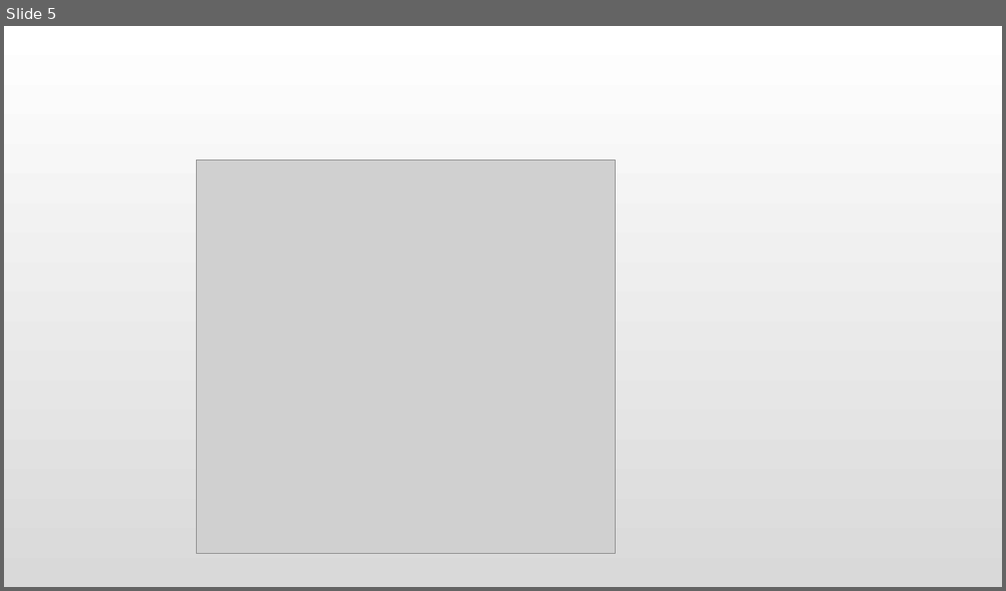
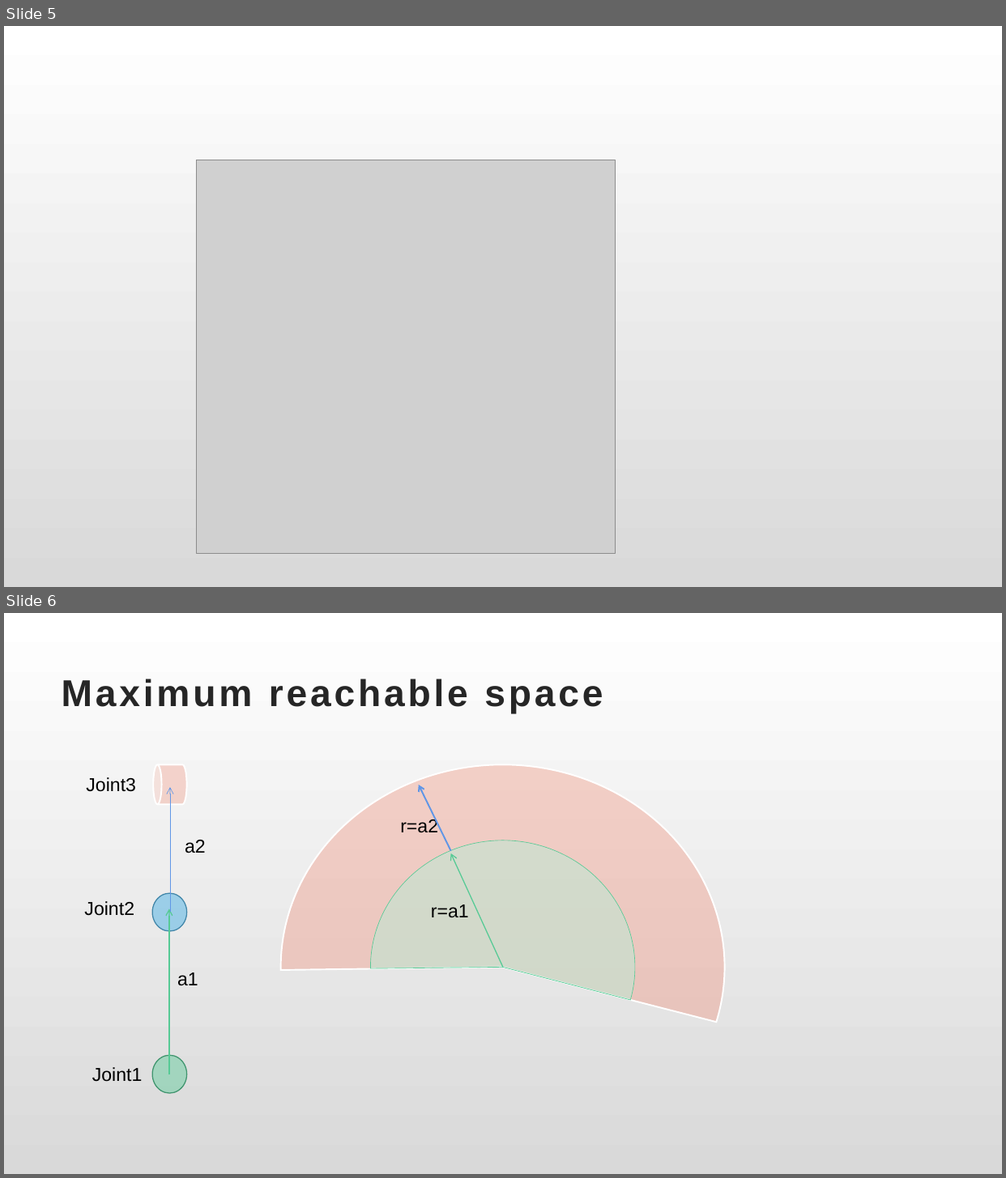
Before and after one commit to linliawxm/RobotArm, a slide deck: RobotArm.pptx. Shown one above the other, each under a label of ours: slide 5 before the commit, slides 5 and 6 after it. The pictures are 1006x591 and 1006x1178 pixels, drawn with LibreOffice and Linux fonts; fonts in the diff are those of the drawing; grey boxes stand for pictures. Boxes give left, top, right and bottom in pixels: in the first picture for what was removed or moved away, otherwise in the second. Text is boxed around its words. In the diff, an @@ line names an element or a change of style, - is before the commit and + after.

```diff
--- a/RobotArm.pptx
+++ b/RobotArm.pptx
@@ slide 6 added at (x1=4, y1=613, x2=1002, y2=1174), background gradient #FFFFFF to #D9D9D9 @@
@@ title added at (x1=62, y1=679, x2=603, y2=714), 36 pt, text #262626, bold @@
+Maximum reachable space
@@ group added at (x1=84, y1=765, x2=206, y2=1093): 5 texts, 2 ellipses, 2 arrows, 1 cylinder @@
+a1
+a2
+Joint1
+Joint2
+Joint3
@@ group added at (x1=281, y1=765, x2=725, y2=1170): 2 pie slice (boxed as its full ellipse)s, 2 arrows, 2 texts @@
+r=a1
+r=a2
```
Also in this commit, not shown: 1 slide changed, 2 other slides added, 7 other files.
